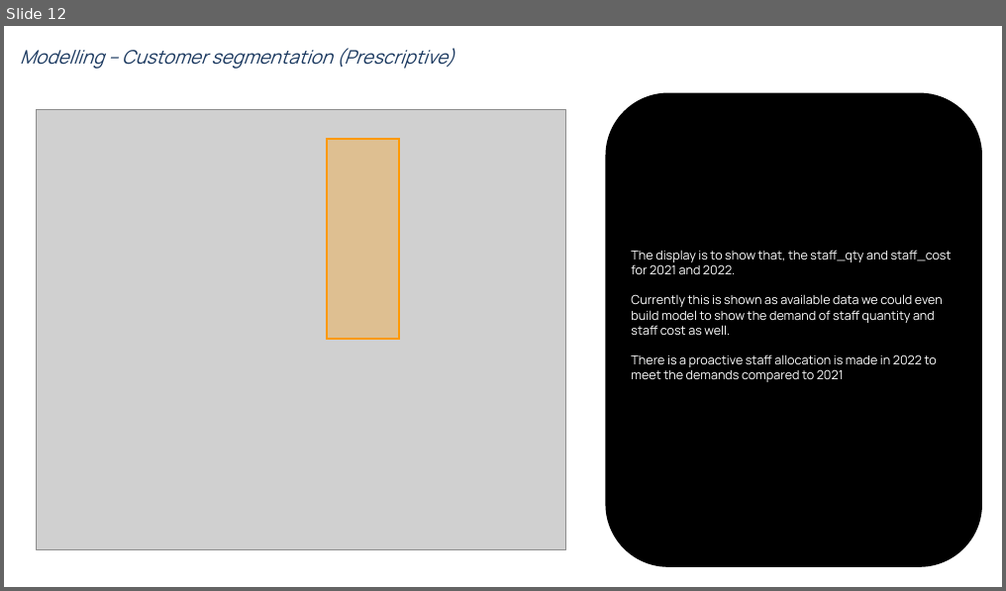
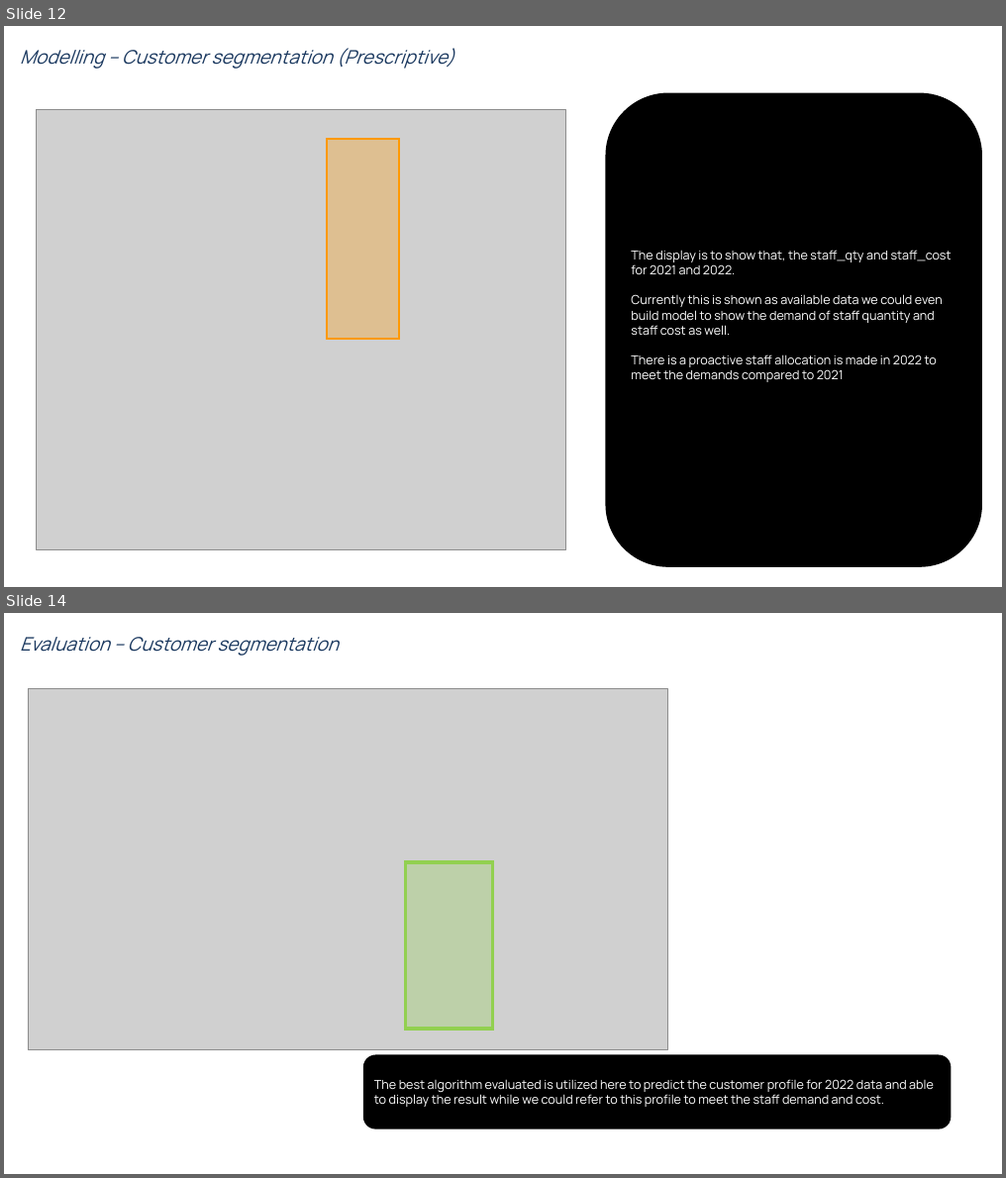
Before and after one commit to srikanthmurali/SalesAnalytics, a slide deck: Sales Analytics.pptx. Shown one above the other, each under a label of ours: slide 12 before the commit, slides 12 and 14 after it; the slides between them are not shown. The pictures are 1006x591 and 1006x1178 pixels, drawn with LibreOffice and Linux fonts; fonts in the diff are those of the drawing; grey boxes stand for pictures. Boxes give left, top, right and bottom in pixels: in the first picture for what was removed or moved away, otherwise in the second. Text is boxed around its words. In the diff, an @@ line names an element or a change of style, - is before the commit and + after.

```diff
--- a/Sales Analytics.pptx
+++ b/Sales Analytics.pptx
@@ slide 14 added at box(4, 613, 1002, 1174), background #FFFFFF @@
@@ text added at box(20, 637, 339, 656), 18 pt, text #1A385F, italic @@
+Evaluation – Customer segmentation
@@ picture added at box(28, 688, 668, 1051) @@
@@ rectangle added at box(406, 862, 494, 1029), fill #92D050 at 30% opacity, outline #92D050 3 pt @@
@@ rounded rectangle added at box(363, 1056, 951, 1130), fill #000000, 12 pt, text #FFFFFF @@
+The best algorithm evaluated is utilized here to predict the customer profile for 2022 data and able to display the result while we could refer to this profile to meet the staff demand and cost.
```
Also in this commit, not shown: 3 slides changed.
